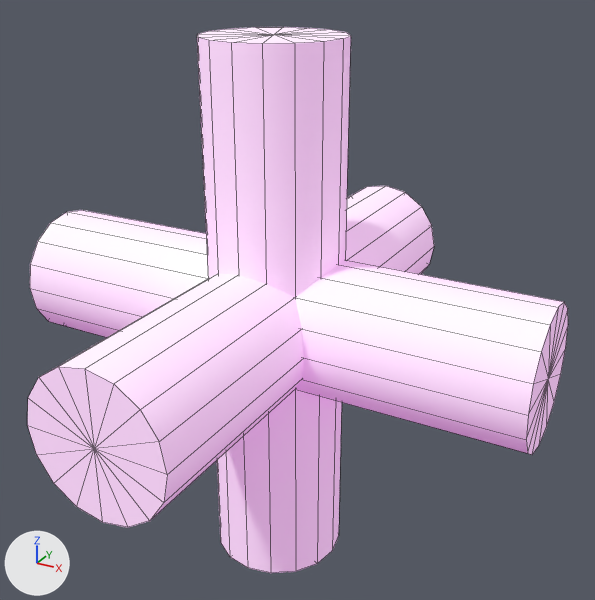
The OBJ model data/joint/joint_amotor.obj as it was, and as the next commit left it.
Before and after are seen from a camera (50 mm lens) standing at (0.353, -0.602, 0.322) and looking at (0.014, 0.014, 0.013). The axes (+X, +Y, +Z) are drawn at lower left. The lights are the same throughout. Mesh edges are drawn as thin lines. Where no turn or scale is listed for an object, it has been applied to the vertices.

Objects in the first picture: 'cylinder1', 'cylinder1_copy2', 'cylinder1_copy3'.
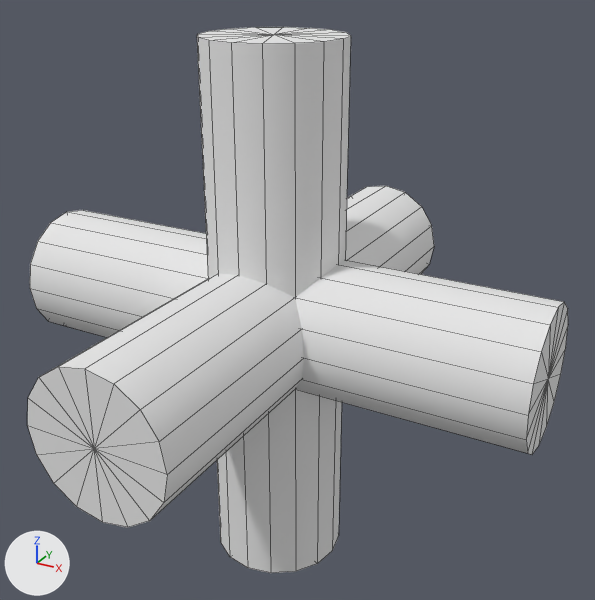
Where the change shows, as pixel boxes [x1, y1, x2, y2] in the pictures (595 x 600 px):
'cylinder1', recoloured: [197, 27, 351, 573] in both
'cylinder1_copy2', recoloured: [30, 210, 568, 455] in both
'cylinder1_copy3', recoloured: [28, 186, 434, 527] in both

The change in detail:
Material 'joint' (mat_joint) is new.
Its base color is (0.8, 0.8, 0.8) (white #e7e7e7).
Its roughness is 1.0.
me_cylinder1 has 34 vertices, 48 faces and spans x -0.062..0.062, y -0.063..0.063, z -0.25..0.25.
me_cylinder1 no longer uses material mat_joint_amotor (picture img_white_png).
me_cylinder1 now uses material mat_joint (white #e7e7e7).
me_cylinder1_copy2 has 34 vertices, 48 faces and spans x -0.25..0.25, y -0.062..0.062, z -0.062..0.062.
me_cylinder1_copy2 no longer uses material mat_joint_amotor (picture img_white_png).
me_cylinder1_copy2 now uses material mat_joint (white #e7e7e7).
me_cylinder1_copy3 has 34 vertices, 48 faces and spans x -0.062..0.062, y -0.25..0.25, z -0.063..0.063.
me_cylinder1_copy3 no longer uses material mat_joint_amotor (picture img_white_png).
me_cylinder1_copy3 now uses material mat_joint (white #e7e7e7).
